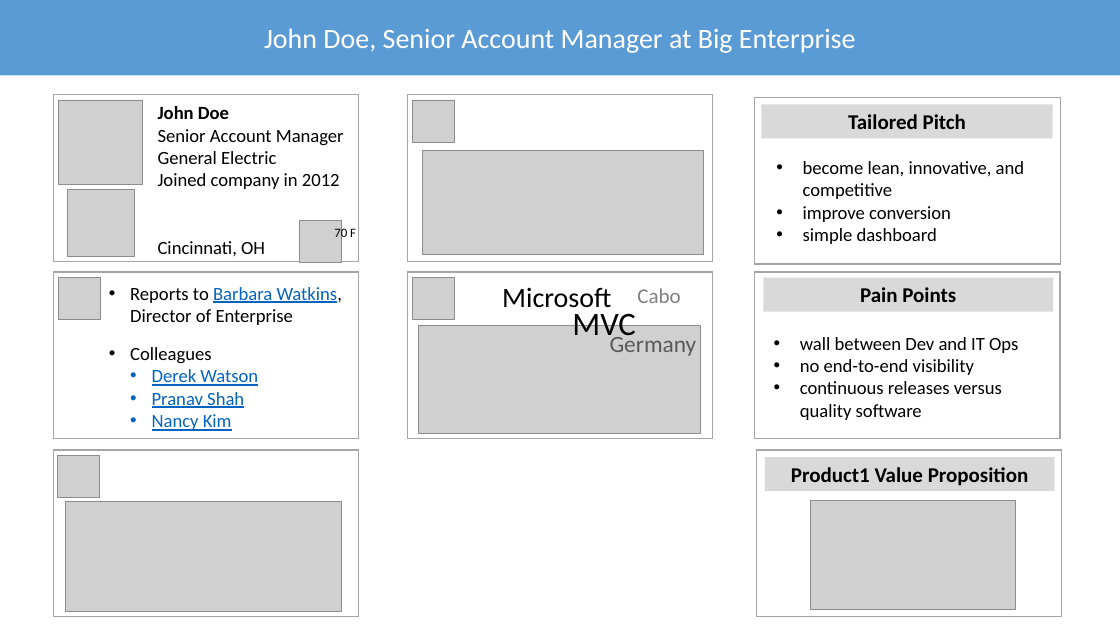
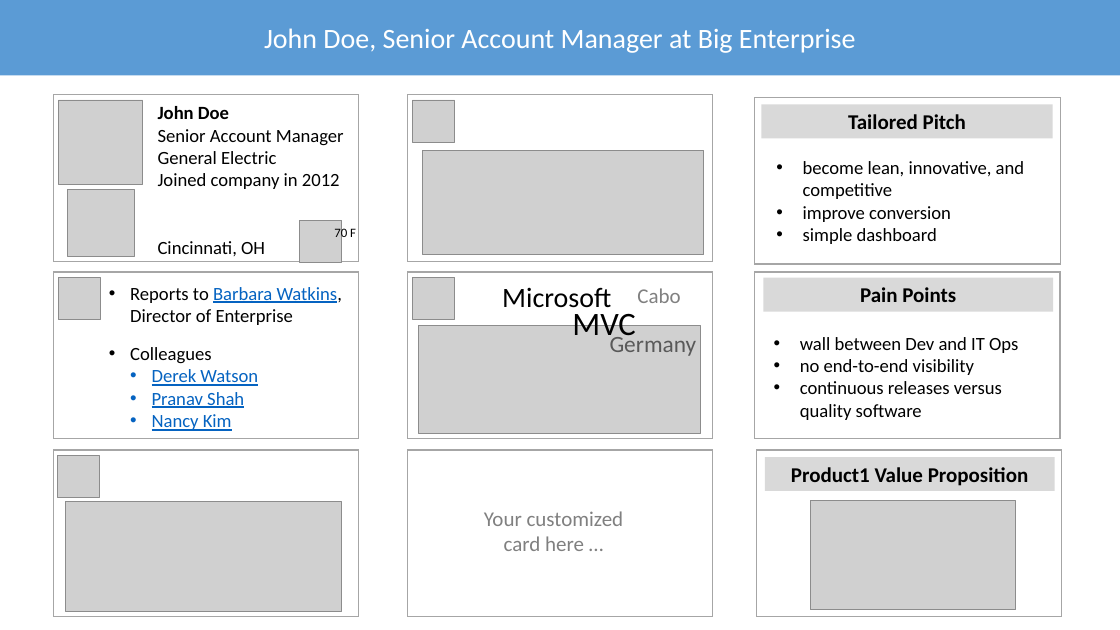
Before and after one commit to des3/now, a slide deck: slide 1 of data/mockups.pptx. Drawn at 1120x630 pixels with LibreOffice and Linux fonts; fonts in the diff are those of the drawing; grey boxes stand for pictures. Boxes give left, top, right and bottom in pixels: in the first picture for what was removed or moved away, otherwise in the second. Text is boxed around its words. In the diff, an @@ line names an element or a change of style, - is before the commit and + after.

Commit message:
added an ex customizable card

```diff
--- a/data/mockups.pptx
+++ b/data/mockups.pptx
@@ rectangle added at (408,450,712,617), fill #FFFFFF, outline #A6A6A6 1 pt @@
@@ ellipse added at (434,476,674,587), 18 pt, text #808080 @@
+Your customized card here …
```
Also in this commit, not shown: 1 other file.
